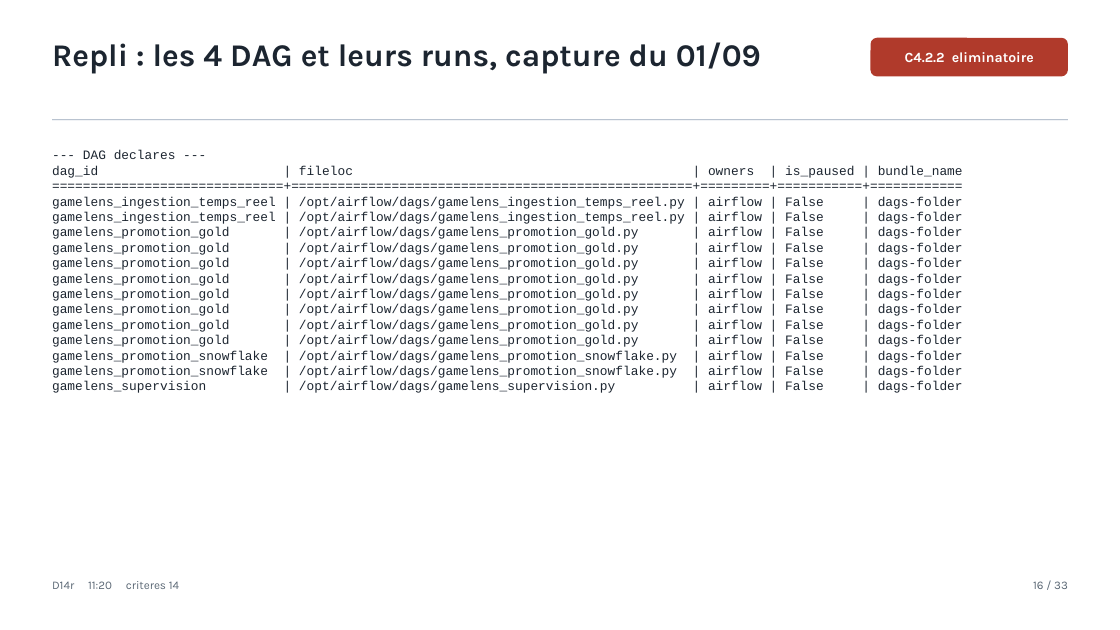
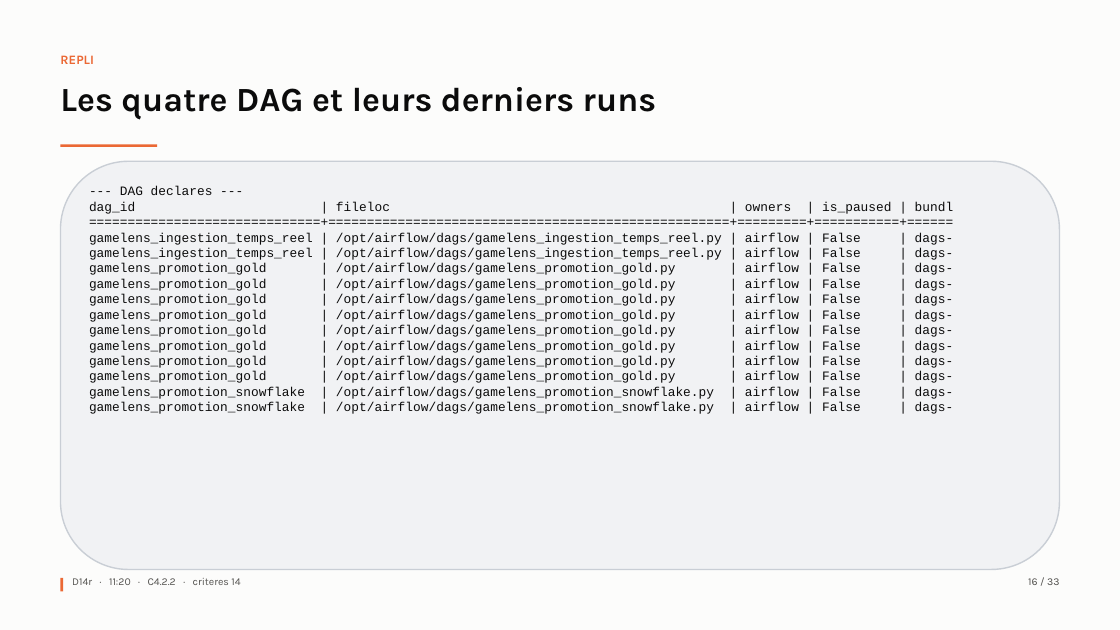
Before and after one commit to Mael8zinsou/gamelens-bloc4_0, a slide deck: slide 16 of docs/support_soutenance.pptx. Drawn at 1120x630 pixels with LibreOffice and Linux fonts; fonts in the diff are those of the drawing. Boxes give left, top, right and bottom in pixels: in the first picture for what was removed or moved away, otherwise in the second. Text is boxed around its words. In the diff, an @@ line names an element or a change of style, - is before the commit and + after.

```diff
--- a/docs/support_soutenance.pptx
+++ b/docs/support_soutenance.pptx
@@ rectangle added at [0, 0, 1120, 630], fill #FCFCFB @@
@@ text added at [60, 55, 94, 64], 11 pt, text #EB6834, bold @@
+REPLI
@@ rounded rectangle removed at [870, 38, 1068, 76] @@
-C4.2.2 eliminatoire
@@ text at [60, 87, 656, 119]: text changed; size 27 to 29 pt; text colour #1C2530 to #0B0B0B @@
-Repli : les 4 DAG et leurs runs, capture du 01/09
+Les quatre DAG et leurs derniers runs
@@ rectangle removed at [52, 119, 1068, 120] @@
@@ rectangle added at [60, 145, 157, 147], fill #EB6834 @@
@@ rounded rectangle added at [60, 161, 1060, 570], fill #F1F2F4, outline #C9CED5 1.2 pt @@
@@ text at [89, 202, 954, 414]: text changed; text colour #1C2530 to #0B0B0B @@
-dag_id | fileloc | owners | is_paused | bundle_name
-==============================+====================================================+=========+===========+============
-gamelens_ingestion_temps_reel | /opt/airflow/dags/gamelens_ingestion_temps_reel.py | airflow | False | dags-folder
-gamelens_ingestion_temps_reel | /opt/airflow/dags/gamelens_ingestion_temps_reel.py | airflow | False | dags-folder
-gamelens_promotion_gold | /opt/airflow/dags/gamelens_promotion_gold.py | airflow | False | dags-folder
-gamelens_promotion_gold | /opt/airflow/dags/gamelens_promotion_gold.py | airflow | False | dags-folder
-gamelens_promotion_gold | /opt/airflow/dags/gamelens_promotion_gold.py | airflow | False | dags-folder
-gamelens_promotion_gold | /opt/airflow/dags/gamelens_promotion_gold.py | airflow | False | dags-folder
-gamelens_promotion_gold | /opt/airflow/dags/gamelens_promotion_gold.py | airflow | False | dags-folder
-gamelens_promotion_gold | /opt/airflow/dags/gamelens_promotion_gold.py | airflow | False | dags-folder
-gamelens_promotion_gold | /opt/airflow/dags/gamelens_promotion_gold.py | airflow | False | dags-folder
-gamelens_promotion_gold | /opt/airflow/dags/gamelens_promotion_gold.py | airflow | False | dags-folder
-gamelens_promotion_snowflake | /opt/airflow/dags/gamelens_promotion_snowflake.py | airflow | False | dags-folder
-gamelens_promotion_snowflake | /opt/airflow/dags/gamelens_promotion_snowflake.py | airflow | False | dags-folder
-gamelens_supervision | /opt/airflow/dags/gamelens_supervision.py | airflow | False | dags-folder
+dag_id | fileloc | owners | is_paused | bundl
+==============================+====================================================+=========+===========+======
+gamelens_ingestion_temps_reel | /opt/airflow/dags/gamelens_ingestion_temps_reel.py | airflow | False | dags-
+gamelens_ingestion_temps_reel | /opt/airflow/dags/gamelens_ingestion_temps_reel.py | airflow | False | dags-
+gamelens_promotion_gold | /opt/airflow/dags/gamelens_promotion_gold.py | airflow | False | dags-
+gamelens_promotion_gold | /opt/airflow/dags/gamelens_promotion_gold.py | airflow | False | dags-
+gamelens_promotion_gold | /opt/airflow/dags/gamelens_promotion_gold.py | airflow | False | dags-
+gamelens_promotion_gold | /opt/airflow/dags/gamelens_promotion_gold.py | airflow | False | dags-
+gamelens_promotion_gold | /opt/airflow/dags/gamelens_promotion_gold.py | airflow | False | dags-
+gamelens_promotion_gold | /opt/airflow/dags/gamelens_promotion_gold.py | airflow | False | dags-
+gamelens_promotion_gold | /opt/airflow/dags/gamelens_promotion_gold.py | airflow | False | dags-
+gamelens_promotion_gold | /opt/airflow/dags/gamelens_promotion_gold.py | airflow | False | dags-
+gamelens_promotion_snowflake | /opt/airflow/dags/gamelens_promotion_snowflake.py | airflow | False | dags-
+gamelens_promotion_snowflake | /opt/airflow/dags/gamelens_promotion_snowflake.py | airflow | False | dags-
@@ text "--- DAG declares ---": place and size @@
-text "--- DAG declares ---" at [52, 150, 963, 393]
+text "--- DAG declares ---" at [89, 186, 954, 414]
@@ text at [120, 186, 213, 195]: text colour #1C2530 to #0B0B0B in "--- DAG declares ---" @@
@@ rectangle added at [60, 578, 63, 592], fill #EB6834 @@
@@ text at [72, 578, 240, 585]: text changed; size 10 to 9 pt; text colour #5B6875 to #52514E @@
-D14r 11:20 criteres 14
+D14r · 11:20 · C4.2.2 · criteres 14
@@ text "16 / 33" at [1028, 578, 1059, 585]: size 10 to 9 pt, text colour #5B6875 to #52514E @@
```
Also in this commit, not shown: 27 other slides changed, 5 slides added, 5 slides removed, 1 other file.
